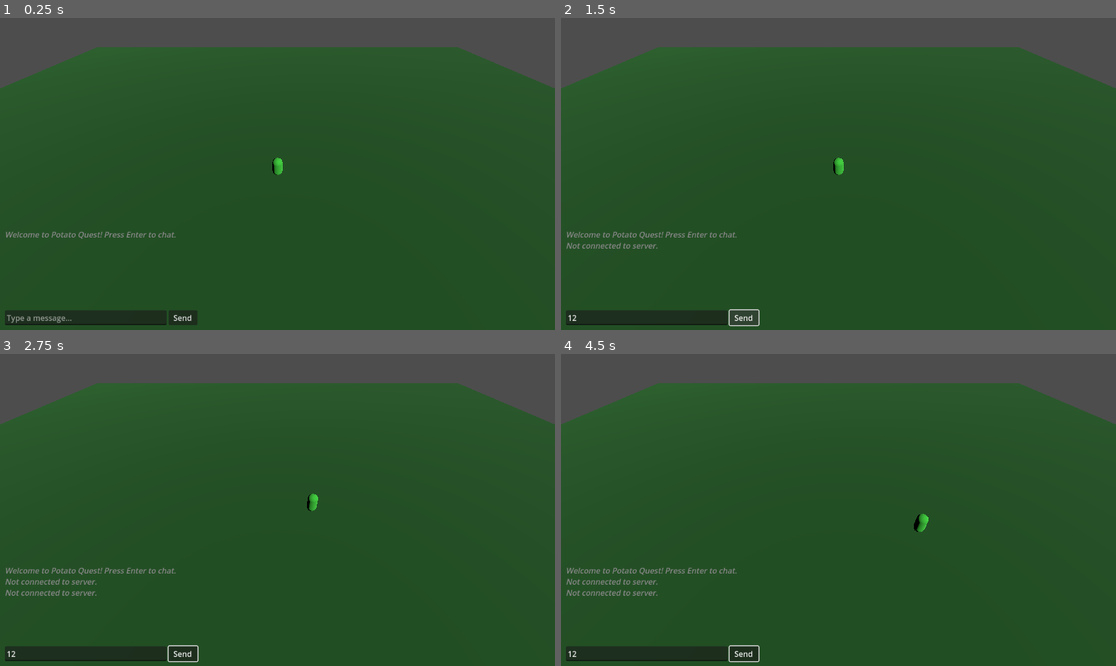
Above: before the commit, frames 1-4 (two rows, left to right).
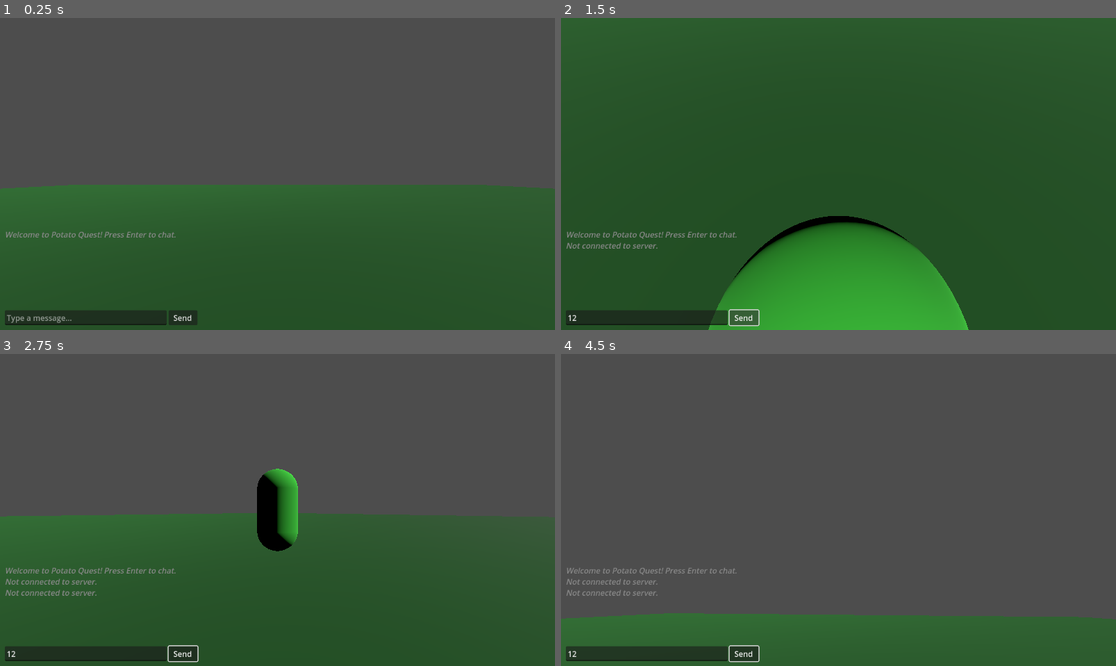
Above: after the commit, the same moments.

Repository: griffmcd/potato-quest
Game: Godot game, scene res://scenes/main_game.tscn
Two runs of this game, one before a commit and one after it. Both use one fixed random seed, a clock stepped at 60 frames per second and the inputs below. This scene is started directly instead of the project's main scene.
Inputs (mouse positions are in pixels of both pictures, inside the frame that each line leads up to):
- Up to frame 1 (0.25 s): no input
- Up to frame 2 (1.5 s): click (644, 317) at 0.52 s; type "12" at 0.6 s; click "Send" at 1.25 s
- Up to frame 3 (2.75 s): tap Enter at 2 s; move the mouse to (399, 494) at 2.02 s; hold D (move_right) from 2.03 s (still down); hold V (toggle_camera, bound only after the commit) from 2.03 s (still down); click (399, 494) at 2.17 s
- Up to frame 4 (4.5 s): move the mouse to (727, 525) at 2.77 s; release D (move_right) at 2.78 s; release V (toggle_camera, bound only after the commit) at 2.78 s; hold S (move_backward) 2.78-3.53 s; tap V (toggle_camera, bound only after the commit) at 2.85, 4.35 s; click (727, 525) at 2.92 s; move the mouse to (894, 441) at 3.52 s; hold D (move_right) 3.53-4.28 s; hold V (toggle_camera, bound only after the commit) 3.53-4.28 s; click (894, 441) at 3.67 s; move the mouse to (810, 572) at 4.27 s; hold W (move_forward) from 4.28 s (still down); click (810, 572) at 4.42 s

The runs differ from the first frame. In frame 1, 43% of the frame differs, in the area x 0-100%, y 9-59%; in frame 2, 24%; in frame 3, 41%; in frame 4, 75%, in the area x 0-100%, y 9-92%.

Commit message:
First version of camera control first person and third person

Diff:
--- a/potato_quest_client/project.godot
+++ b/potato_quest_client/project.godot
@@ -41,3 +41,8 @@
 "events": [Object(InputEventKey,"resource_local_to_scene":false,"resource_name":"","device":-1,"window_id":0,"alt_press …(192 unchanged characters)…
 ]
 }
+toggle_camera={
+"deadzone": 0.5,
+"events": [Object(InputEventKey,"resource_local_to_scene":false,"resource_name":"","device":-1,"window_id":0,"alt_pressed":false,"shift_pressed":false,"ctrl_pressed":false,"meta_pressed":false,"pressed":false,"keycode":0,"physical_keycode":86,"key_label":0,"unicode":118,"location":0,"echo":false,"script":null)
+]
+}
--- a/potato_quest_client/scenes/main_game.tscn
+++ b/potato_quest_client/scenes/main_game.tscn
@@ -1,10 +1,9 @@
-[gd_scene load_steps=10 format=3 uid="uid://b0x3re0tmu8kj"]
+[gd_scene load_steps=9 format=3 uid="uid://b0x3re0tmu8kj"]
 
 [ext_resource type="Script" uid="uid://dkd60fxd8dvhx" path="res://scripts/main_game.gd" id="1_d2op2"]
 [ext_resource type="PackedScene" uid="uid://b1jgetthpr4ox" path="res://scenes/remote_player.tscn" id="2_0rdsr"]
 [ext_resource type="PackedScene" uid="uid://cbmluwd2p7f3t" path="res://scenes/player.tscn" id="3_ipu61"]
 [ext_resource type="PackedScene" uid="uid://d0mn0qvsneih5" path="res://scenes/chat_ui.tscn" id="4_0rdsr"]
-[ext_resource type="Script" uid="uid://d1ymtpr44651y" path="res://scripts/chat_ui.gd" id="5_ipu61"]
 
 [sub_resource type="PlaneMesh" id="PlaneMesh_ygxny"]
 size = Vector2(100, 100)
@@ -42,10 +41,8 @@
 
 [node name="Camera" type="Camera3D" parent="."]
 transform = Transform3D(1, 0, 0, 0, 0.707107, 0.707107, 0, -0.707107, 0.707107, 0, 15, 15)
-current = true
 
 [node name="Player" parent="." instance=ExtResource("3_ipu61")]
 transform = Transform3D(1, 0, 0, 0, 1, 0, 0, 0, 1, 0, 1, 0)
 
 [node name="ChatUI" parent="." instance=ExtResource("4_0rdsr")]
-script = ExtResource("5_ipu61")
--- a/potato_quest_client/scenes/player.tscn
+++ b/potato_quest_client/scenes/player.tscn
@@ -1,6 +1,7 @@
-[gd_scene load_steps=5 format=3 uid="uid://cbmluwd2p7f3t"]
+[gd_scene load_steps=6 format=3 uid="uid://cbmluwd2p7f3t"]
 
 [ext_resource type="Script" uid="uid://dr4gem88u8wtr" path="res://scripts/player_controller.gd" id="1_3vyb7"]
+[ext_resource type="Script" uid="uid://db1lsdq5oa6sx" path="res://scripts/camera_controller.gd" id="2_g2els"]
 
 [sub_resource type="CapsuleMesh" id="CapsuleMesh_g2els"]
 
@@ -18,3 +19,16 @@
 
 [node name="CollisionShape" type="CollisionShape3D" parent="."]
 shape = SubResource("CapsuleShape3D_dqkch")
+
+[node name="CameraRig" type="Node3D" parent="."]
+script = ExtResource("2_g2els")
+
+[node name="FirstPersonCamera" type="Camera3D" parent="CameraRig"]
+transform = Transform3D(1, 0, 0, 0, 1, 0, 0, 0, 1, 0, 1.6, 0)
+current = true
+
+[node name="ThirdPersonArm" type="SpringArm3D" parent="CameraRig"]
+spring_length = 5.0
+margin = 0.2
+
+[node name="ThirdPersonCamera" type="Camera3D" parent="CameraRig/ThirdPersonArm"]
--- /dev/null
+++ b/potato_quest_client/scripts/camera_controller.gd
@@ -0,0 +1,72 @@
+extends Node3D
+
+## CameraController - Handles camera rotation, perspective switching, and
+##  mouse capture. Manages first-person and third-person camera perspectives.
+##  Press V to toggle perspectives, ESC to release mouse, click to capture mouse.
+
+var camera_rig
+var first_person_camera: Camera3D
+var third_person_camera: Camera3D
+var player_body: MeshInstance3D
+var player: CharacterBody3D
+
+@export var mouse_sensitivity: float = 0.003
+@export var vertical_look_limit: float = 89.0  # degrees
+
+var is_first_person: bool = true
+var mouse_captured: bool = false
+
+var camera_pitch: float = 0.0 # vertical rotation
+var camera_yaw: float = 0.0 # horizontal rotation
+
+func _ready() -> void:
+    camera_rig = self
+    player = get_parent()
+    first_person_camera = get_node("FirstPersonCamera")
+    third_person_camera = get_node("ThirdPersonArm/ThirdPersonCamera")
+    player_body = player.get_node("Body")
+    toggle_mouse_capture(true)
+
+
+func _input(event: InputEvent) -> void:
+    if event.is_action_pressed("ui_cancel"):
+        toggle_mouse_capture(false)
+
+    if event is InputEventMouseButton and event.pressed and not mouse_captured:
+        toggle_mouse_capture(true)
+
+    if event.is_action_pressed("toggle_camera"):
+        toggle_perspective()
+
+    if event is InputEventMouseMotion and mouse_captured:
+        handle_mouse_look(event.relative)
+
+func handle_mouse_look(mouse_delta: Vector2) -> void:
+    camera_yaw -= mouse_delta.x * mouse_sensitivity
+    camera_pitch -= mouse_delta.y * mouse_sensitivity
+    camera_pitch = clamp(camera_pitch,
+            deg_to_rad(-vertical_look_limit),
+            deg_to_rad(vertical_look_limit))
+
+    camera_rig.rotation.y = camera_yaw
+
+    if is_first_person:
+        first_person_camera.rotation.x = camera_pitch
+    else:
+        third_person_camera.rotation.x = camera_pitch
+
+func toggle_perspective() -> void:
+    is_first_person = !is_first_person
+    first_person_camera.current = is_first_person
+    third_person_camera.current = !is_first_person
+    # toggle body visibility (hidden in 1st person)
+    player_body.visible = !is_first_person
+
+    print("Camera: Switched to ", "first-person" if is_first_person else "third-person")
+
+func toggle_mouse_capture(captured: bool) -> void:
+    mouse_captured = captured
+    if captured:
+        Input.mouse_mode = Input.MOUSE_MODE_CAPTURED
+    else:
+        Input.mouse_mode = Input.MOUSE_MODE_VISIBLE
--- a/potato_quest_client/scripts/chat_ui.gd
+++ b/potato_quest_client/scripts/chat_ui.gd
@@ -14,24 +14,15 @@
 @onready var network = get_node("/root/NetworkManager")
 
 func _ready() -> void:
-    print("DEBUG ChatUI: _ready() called")
-    print("DEBUG ChatUI: chat_display = ", chat_display)
-    print("DEBUG ChatUI: chat_input = ", chat_input)
-    print("DEBUG ChatUI: send_button = ", send_button)
-    print("DEBUG ChatUI: network = ", network)
     # Connect network signals
-    print("DEBUG ChatUI: Connecting network signals")
     network.chat_message_received.connect(_on_chat_message_received)
 
     # Connect UI signals
-    print("DEBUG ChatUI: Connecting UI signals")
     send_button.pressed.connect(_on_send_button_pressed)
     chat_input.text_submitted.connect(_on_chat_submitted)
 
     # Initial welcome message
-    print("DEBUG ChatUI: Adding welcome message")
     _add_system_message("Welcome to Potato Quest! Press Enter to chat.")
-    print("DEBUG ChatUI: _ready() complete")
 
 func _on_send_button_pressed() -> void:
     _send_message()
@@ -40,25 +31,16 @@
     _send_message()
 
 func _send_message() -> void:
-    print("DEBUG: _send_message called")
     var message = chat_input.text.strip_edges()
-    print("DEBUG: message = ", message)
 
     if message.is_empty():
-        print("DEBUG: message is empty, returning")
         return
 
-    print("DEBUG: network = ", network)
-    print("DEBUG: network.player_id = ", network.player_id if network else "network is null")
-
     if not network or network.player_id.is_empty():
-        print("DEBUG: Not connected, showing error")
         _add_system_message("Not connected to server.")
         return
 
-    print("DEBUG: Calling network.send_chat()")
     network.send_chat(message)
-    print("DEBUG: Clearing input and refocusing")
     chat_input.text = ""
     chat_input.grab_focus()
 
--- a/potato_quest_client/scripts/network_manager.gd
+++ b/potato_quest_client/scripts/network_manager.gd
@@ -210,8 +210,6 @@
 func _handle_lobby_state(payload: Dictionary) -> void:
 	var players = payload.get("players", [])
 	print("Lobby state: ", players.size(), " players online")
-	print("DEBUG NetworkManager: Players data = ", players)
-	print("DEBUG NetworkManager: Emitting lobby_state_received signal")
 	lobby_state_received.emit(players)
 
 
--- a/potato_quest_client/scripts/player_controller.gd
+++ b/potato_quest_client/scripts/player_controller.gd
@@ -25,16 +25,35 @@
 func _physics_process(delta: float) -> void:
 	# Get input for movement
 	var input_dir = Input.get_vector("move_left", "move_right", "move_forward", "move_backward")
-	var direction = Vector3(input_dir.x, 0, input_dir.y).normalized()
 
-	if direction:
+	# Get camera rig reference for camera-relative movement
+	var camera_rig = $CameraRig
+
+	if input_dir.length() > 0:
+		# Calculate movement direction relative to camera
+		# Use the camera rig's Y rotation directly
+		var cam_y_rotation = camera_rig.rotation.y
+
+		# Create forward and right vectors based on camera Y rotation
+		# Note: In Godot, Z+ is backward, so we negate for forward movement
+		var camera_forward = Vector3(-sin(cam_y_rotation), 0, -cos(cam_y_rotation))
+		var camera_right = Vector3(cos(cam_y_rotation), 0, -sin(cam_y_rotation))
+
+		# Movement relative to camera direction
+		# input_dir.x is left/right (A/D), input_dir.y is forward/back (W/S)
+		# Note: input_dir.y is negative for W (forward), positive for S (backward)
+		var direction = (camera_right * input_dir.x - camera_forward * input_dir.y).normalized()
+
+		print("Camera Y rotation: ", rad_to_deg(cam_y_rotation), " degrees")
+		print("Input: ", input_dir, " -> Direction: ", direction)
+
 		# Move the character
 		velocity.x = direction.x * move_speed
 		velocity.z = direction.z * move_speed
 
-		# Rotate to face movement direction
-		var target_rotation = atan2(direction.x, direction.z)
-		rotation.y = lerp_angle(rotation.y, target_rotation, rotation_speed * delta)
+		# Don't rotate the player body - let it stay at 0
+		# The camera handles all rotation
+		# (We can add body rotation back later only for visual purposes in third-person)
 	else:
 		# Decelerate when no input
 		velocity.x = move_toward(velocity.x, 0, move_speed * delta * 5)
Not shown, added: potato_quest_client/scripts/camera_controller.gd.uid
